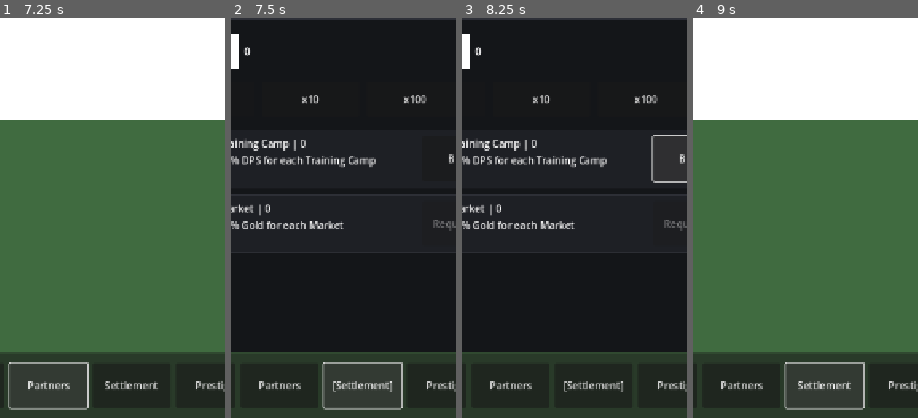
Above: before the commit, frames 1-4 (left to right).
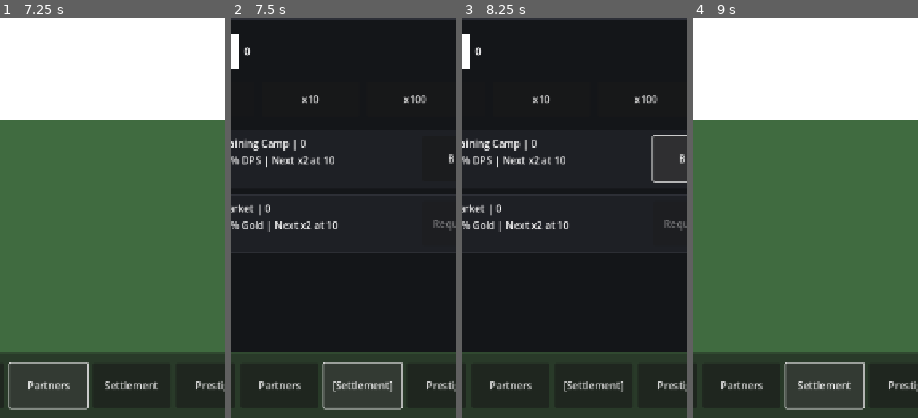
Above: after the commit, the same moments.

Repository: StanisRyz/naruto-clicker
Game: Godot game, scene res://scenes/main/Main.tscn
The game is run twice, just before and just after one commit, with the same random seed, the same clock (stepped at 60 frames per second) and the same inputs.
Inputs (mouse positions are % of the whole screen's width and height, from its top left):
- Up to frame 1 (7.25 s): click (93, 39) at 0.5 s; click "Upgrades" at 1.25 s; click "Partners" at 2 s; click "x10" at 2.75 s; click "x1" at 3.5 s; click "x100" at 4.25 s; click "Max" at 5 s; click "Hire x0 - Cost: 10" at 5.75 s; click "[Partners]" at 6.5 s
- Up to frame 2 (7.5 s): click "Settlement" at 7.25 s
- Up to frame 3 (8.25 s): click "Build x1 - Cost: 25" at 8 s
- Up to frame 4 (9 s): click "[Settlement]" at 8.75 s
The pictures show only the part of the screen within x 21-71%, y 50-100%; the shares and areas given below are measured in that part.

Frame 1 is identical in both runs. In frame 2, 1.2% of the frame differs, in the area x 14-65%, y 34-54%; in frame 3, 1.2%; in frame 4, nothing differs.

Commit message:
Use diminishing returns for settlement reductions
Make settlement reduction effects future-safe.

Changes include:
- Split settlement scaling into positive additive bonuses and reduction bonuses.
- Keep positive building bonuses additive and milestone-scaled.
- Add diminishing returns formula for reductions.
- Rework Clock Tower cooldown reduction to use diminishing returns.
- Update Clock Tower UI wording to avoid direct -1% reduction language.
- Document reduction formulas for future cost/cooldown buildings.

Diff:
--- a/scenes/ui/SettlementPanel.gd
+++ b/scenes/ui/SettlementPanel.gd
@@ -92,7 +92,7 @@
 	var building_name: String = state.building_names[building_index]
 	var owned_count: int = state.building_counts[building_index]
 	name_count_label.text = "%s | %d" % [building_name, owned_count]
-	effect_label.text = state.get_building_effect_description(building_index)
+	effect_label.text = _get_building_effect_with_milestone_text(state, building_index, owned_count)
 
 	if not state.can_buy_building(building_index):
 		button.disabled = true
@@ -103,6 +103,15 @@
 	var bulk_cost: int = state.get_building_bulk_display_cost(building_index, selected_buy_mode)
 	button.disabled = false
 	button.text = "Build x%d - Cost: %d" % [bulk_count, bulk_cost]
+
+
+func _get_building_effect_with_milestone_text(state: ClickerState, building_index: int, owned_count: int) -> String:
+	var effect_text: String = state.get_building_short_effect_description(building_index)
+	var next_milestone: int = state.get_next_milestone(owned_count)
+	if next_milestone > 0:
+		return "%s | Next x2 at %d" % [effect_text, next_milestone]
+
+	return "%s | Max milestones" % effect_text
 
 
 func set_buy_mode(mode: String) -> void:
--- a/scripts/game/ClickerState.gd
+++ b/scripts/game/ClickerState.gd
@@ -1036,29 +1036,32 @@
 
 
 func get_building_effect_description(building_index: int) -> String:
+	return get_building_short_effect_description(building_index)
+
+
+func get_building_short_effect_description(building_index: int) -> String:
 	if building_index < 0 or building_index >= building_names.size():
 		return ""
 
-	var building_name: String = building_names[building_index]
 	var amount: int = building_bonus_percent_per_level
 	if building_index >= building_bonus_types.size():
-		return "+%d%% Bonus for each %s" % [amount, building_name]
+		return "+%d%% Bonus" % amount
 
 	match building_bonus_types[building_index]:
 		"partner_dps":
-			return "+%d%% DPS for each %s" % [amount, building_name]
+			return "+%d%% DPS" % amount
 		"gold":
-			return "+%d%% Gold for each %s" % [amount, building_name]
+			return "+%d%% Gold" % amount
 		"click_damage":
-			return "+%d%% Click Damage for each %s" % [amount, building_name]
+			return "+%d%% Click Damage" % amount
 		"ability_duration":
-			return "+%d%% Focus/Rally Duration for each %s" % [amount, building_name]
+			return "+%d%% Focus/Rally Duration" % amount
 		"ability_cooldown":
-			return "-%d%% Ability Cooldown for each %s" % [amount, building_name]
+			return "+%d%% Cooldown Efficiency" % amount
 		"boss_gold":
-			return "+%d%% Boss Gold for each %s" % [amount, building_name]
+			return "+%d%% Boss Gold" % amount
 		_:
-			return "+%d%% Bonus for each %s" % [amount, building_name]
+			return "+%d%% Bonus" % amount
 
 
 func get_partner_description(partner_index: int) -> String:
@@ -1174,7 +1177,7 @@
 
 
 func get_settlement_cooldown_reduction_percent() -> int:
-	return mini(50, get_building_bonus_percent(4))
+	return int((1.0 - get_ability_cooldown_multiplier()) * 100.0)
 
 
 func get_settlement_boss_gold_bonus_percent() -> int:
@@ -1182,7 +1185,27 @@
 
 
 func get_building_bonus_percent(building_index: int) -> int:
-	return _get_effective_settlement_bonus_percent(building_index)
+	return get_building_raw_bonus_percent(building_index)
+
+
+func get_building_raw_bonus_percent(building_index: int) -> int:
+	if building_index < 0 or building_index >= building_counts.size():
+		return 0
+
+	var building_count: int = building_counts[building_index]
+	if building_count <= 0:
+		return 0
+
+	var base_bonus: int = building_count * building_bonus_percent_per_level
+	var milestone_bonus: int = base_bonus * get_milestone_multiplier(building_count)
+	return int(milestone_bonus * get_settlement_effectiveness_multiplier())
+
+
+func get_diminishing_reduction_multiplier(raw_bonus_percent: int) -> float:
+	# Positive settlement effects can use additive percent bonuses.
+	# Reduction effects must use diminishing returns; never implement direct 100% cost/cooldown reduction.
+	# Future cost-reduction buildings should use this helper.
+	return 100.0 / (100.0 + float(maxi(0, raw_bonus_percent)))
 
 
 func get_settlement_partner_dps_multiplier() -> float:
@@ -1202,7 +1225,7 @@
 
 
 func get_ability_cooldown_multiplier() -> float:
-	return 1.0 - get_settlement_cooldown_reduction_percent() / 100.0
+	return get_diminishing_reduction_multiplier(get_building_raw_bonus_percent(4))
 
 
 func get_boss_reward_multiplier() -> float:
@@ -1338,14 +1361,6 @@
 		return building_base_costs[building_index] + count * building_cost_steps[building_index]
 
 	return 0
-
-
-func _get_effective_settlement_bonus_percent(building_index: int) -> int:
-	if building_index < 0 or building_index >= building_counts.size():
-		return 0
-
-	var base_bonus: int = building_counts[building_index] * building_bonus_percent_per_level
-	return int(base_bonus * get_settlement_effectiveness_multiplier())
 
 
 func _reset_partner_state() -> void:
Not shown, changed: AGENTS.md
Not shown, changed: README.md
